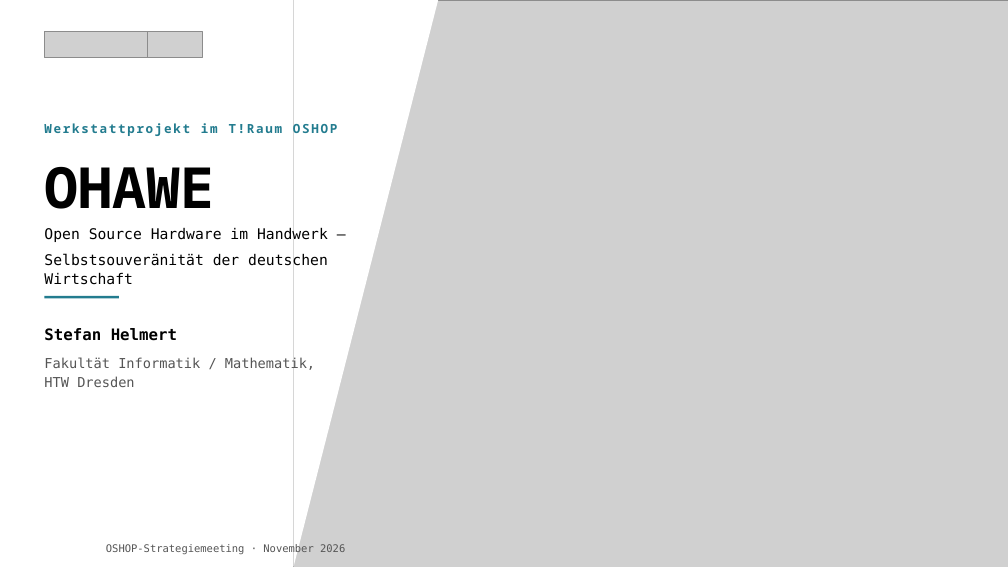
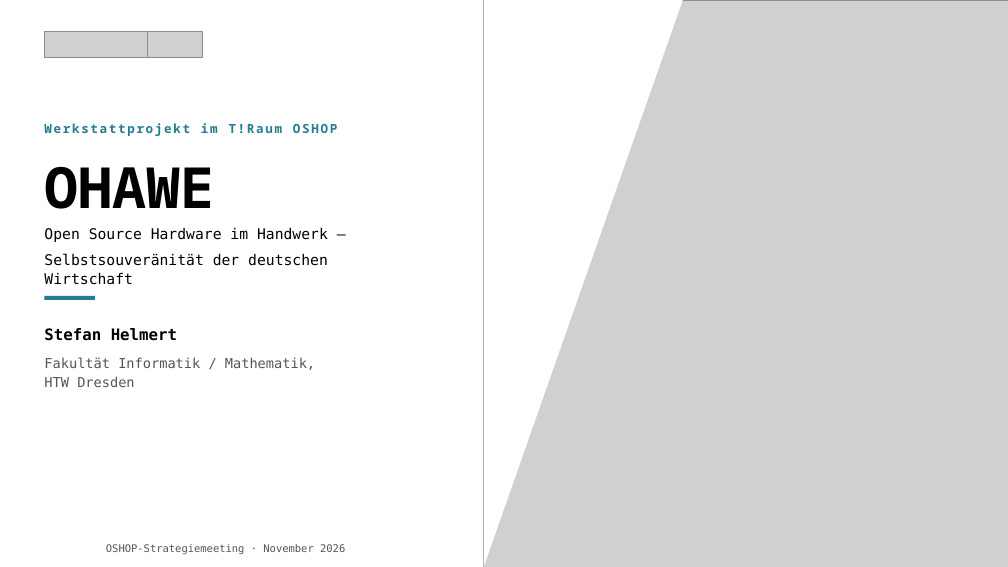
Before and after one commit to TheTesla/slides-oshop-strategieemeeting-ohawe, a slide deck: slide 1 of ohawe-strategie.pptx. Drawn at 1008x567 pixels with LibreOffice and Linux fonts; fonts in the diff are those of the drawing; grey boxes stand for pictures; background and template pictures are left out. Boxes give left, top, right and bottom in pixels: in the first picture for what was removed or moved away, otherwise in the second. Text is boxed around its words. In the diff, an @@ line names an element or a change of style, - is before the commit and + after.

```diff
--- a/ohawe-strategie.pptx
+++ b/ohawe-strategie.pptx
@@ picture: place and size @@
-picture at bbox=[293, 0, 1008, 567]
+picture at bbox=[484, 0, 1008, 567]
@@ freeform shape: place and size @@
-freeform shape at bbox=[293, 0, 438, 567]
+freeform shape at bbox=[484, 0, 683, 567]
@@ rectangle: place and size @@
-rectangle at bbox=[45, 296, 119, 299]
+rectangle at bbox=[45, 296, 95, 300]
```
Also in this commit, not shown: 4 other slides changed, 1 other file.
